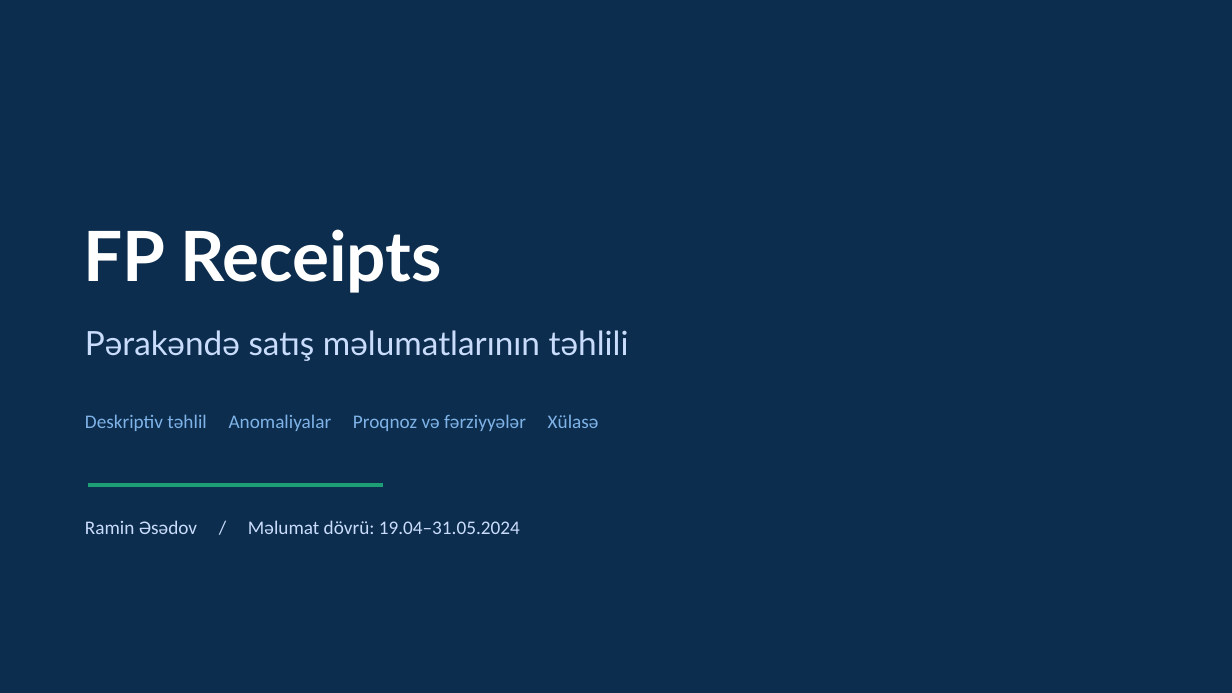
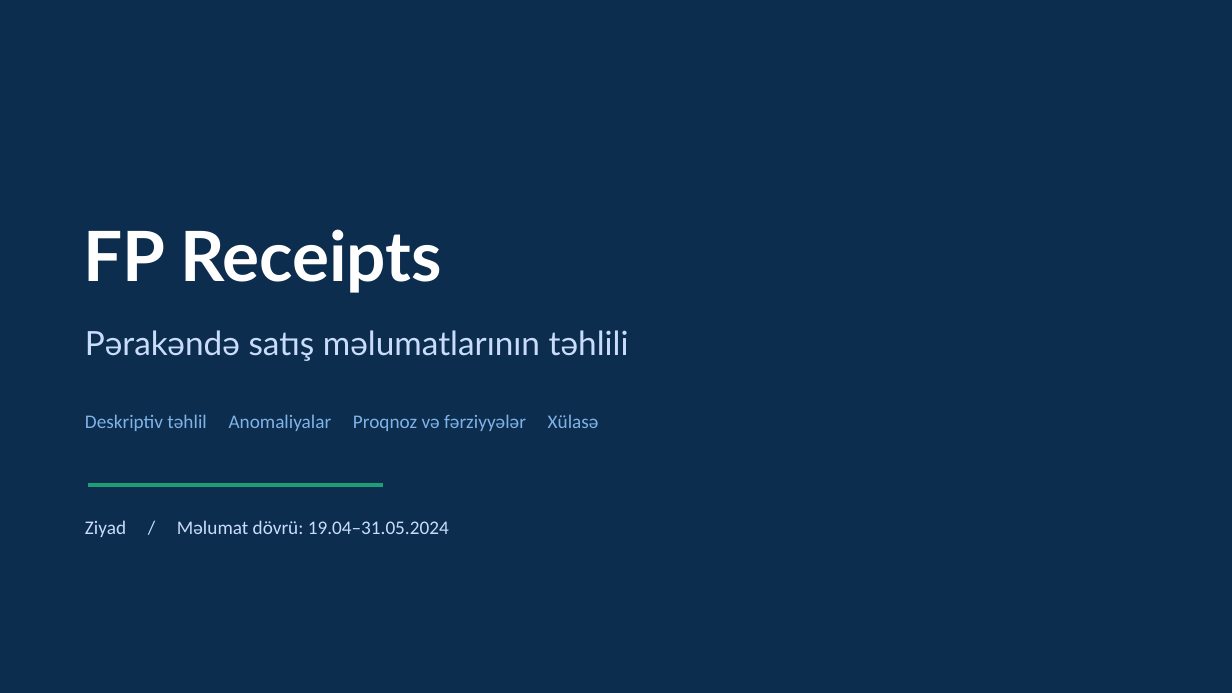
Before and after one commit to Ahmadzadaa/FP-Receipts, a slide deck: slide 1 of presentation/FP_Receipts_Teqdimat.pptx. Drawn at 1232x693 pixels with LibreOffice and Linux fonts; fonts in the diff are those of the drawing. Boxes give left, top, right and bottom in pixels: in the first picture for what was removed or moved away, otherwise in the second. Text is boxed around its words. In the diff, an @@ line names an element or a change of style, - is before the commit and + after.

Commit message:
Present Ziyad portfolio with full LFS datasets and detailed documentation

```diff
--- a/presentation/FP_Receipts_Teqdimat.pptx
+++ b/presentation/FP_Receipts_Teqdimat.pptx
@@ text at <box>85,520,449,537</box>: text changed @@
-Ramin Əsədov / Məlumat dövrü: 19.04–31.05.2024
+Ziyad / Məlumat dövrü: 19.04–31.05.2024
```
Also in this commit, not shown: 1 other slide changed, 13 other files.
